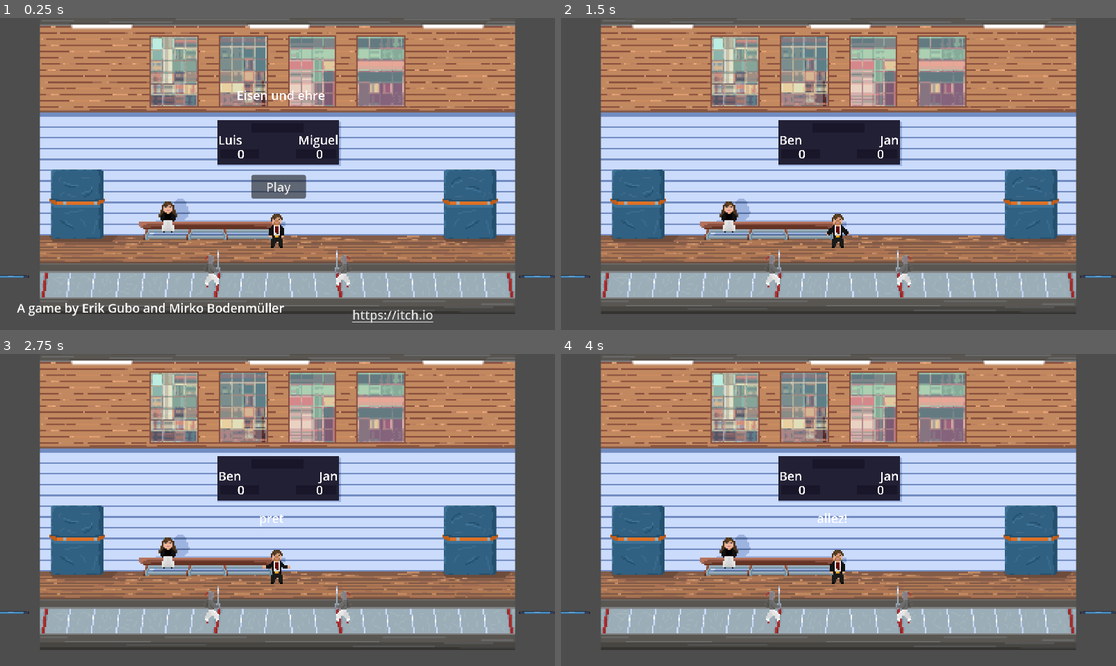
Above: before the commit, frames 1-4 (two rows, left to right).
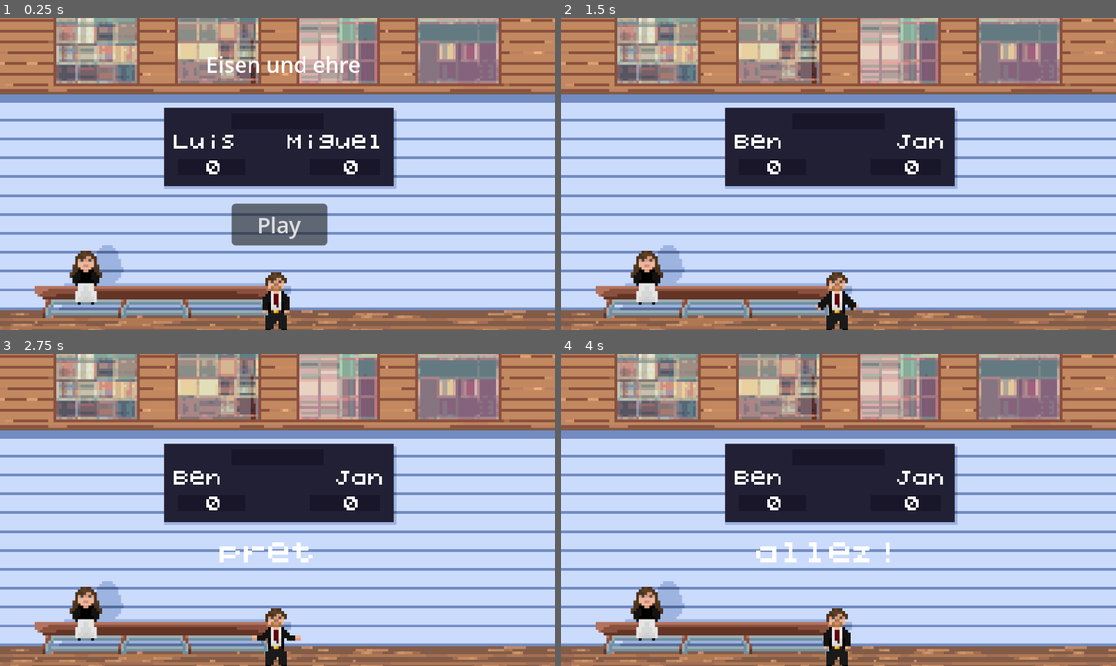
Above: after the commit, the same moments.

Repository: erikdervik/eisen-und-ehre
Game: Godot game, scene res://game.tscn
Same seed, same stepped clock (60 frames per second), same inputs: the game is played once before the commit and once after it. The engine's default icon, where the game draws it, is replaced by a stand-in: a white triangle on a blue panel in a dark square.
Inputs:
- Up to frame 1 (0.25 s): no input
- Up to frame 2 (1.5 s): click "Play" at 0.5 s; hold D (p1_right) from 1.28 s (still down); hold Shift (p1_sprint) from 1.28 s (still down)
- Up to frame 3 (2.75 s): keep holding D (p1_right); tap Enter at 2 s; release Shift (p1_sprint) at 2.03 s; tap Left (p2_left) at 2.1 s
- Up to frame 4 (4 s): release D (p1_right) at 2.78 s; hold A (p1_left) 2.78-3.53 s; hold Right (p2_right) 2.78-3.53 s; tap Space at 3.5 s; hold D (p1_right) from 3.53 s (still down); tap Ctrl (p2_sprint) at 3.6 s

The runs differ from the first frame. In frame 1, 83% of the frame differs, in the area x 0-100%, y 0-100%; in frame 2, 81%; in frame 3, 82%; in frame 4, 82%.

Commit message:
game font und background

Diff:
--- a/game.tscn
+++ b/game.tscn
@@ -41,6 +41,7 @@
 [ext_resource type="AudioStream" uid="uid://0xfbs0dbwjof" path="res://assets/sounds/silas/allez.mp3" id="37_edr7y"]
 [ext_resource type="Texture2D" uid="uid://dair51oc7hgui" path="res://assets/sprites/background/background.png" id="37_iu0sx"]
 [ext_resource type="PackedScene" uid="uid://3mi7rplbhil8" path="res://hit.tscn" id="38_4v2jo"]
+[ext_resource type="FontFile" uid="uid://dpdhu1d8axw42" path="res://assets/fonts/5x5-font-monospaced.ttf" id="38_eu6ph"]
 
 [sub_resource type="WorldBoundaryShape2D" id="WorldBoundaryShape2D_e2o6t"]
 distance = -278.0
@@ -328,8 +329,8 @@
 allez = ExtResource("37_edr7y")
 
 [node name="Camera2D" type="Camera2D" parent="."]
-position = Vector2(0, 130)
-zoom = Vector2(0.8, 0.8)
+position = Vector2(0, 109)
+zoom = Vector2(1.4, 1.4)
 
 [node name="StaticBody2D" type="StaticBody2D" parent="."]
 
@@ -337,17 +338,21 @@
 shape = SubResource("WorldBoundaryShape2D_e2o6t")
 
 [node name="scoreP1" type="Label" parent="."]
-offset_left = 50.0
-offset_top = 92.0
-offset_right = 90.0
-offset_bottom = 115.0
+offset_left = 49.0
+offset_top = 99.0
+offset_right = 89.0
+offset_bottom = 122.0
+theme_override_fonts/font = ExtResource("38_eu6ph")
+theme_override_font_sizes/font_size = 10
 text = "0"
 
 [node name="scoreP2" type="Label" parent="."]
-offset_left = -52.0
-offset_top = 92.0
-offset_right = -12.0
-offset_bottom = 115.0
+offset_left = -53.0
+offset_top = 99.0
+offset_right = -13.0
+offset_bottom = 122.0
+theme_override_fonts/font = ExtResource("38_eu6ph")
+theme_override_font_sizes/font_size = 10
 text = "0"
 
 [node name="judge" type="AnimatedSprite2D" parent="."]
@@ -358,10 +363,12 @@
 animation = &"StellungFertigLos"
 
 [node name="judge_speak" type="RichTextLabel" parent="."]
-offset_left = -83.0
+offset_left = -82.0
 offset_top = 105.0
-offset_right = 68.0
+offset_right = 69.0
 offset_bottom = 176.0
+theme_override_fonts/normal_font = ExtResource("38_eu6ph")
+theme_override_font_sizes/normal_font_size = 15
 bbcode_enabled = true
 horizontal_alignment = 1
 vertical_alignment = 1
@@ -378,13 +385,13 @@
 texture = ExtResource("37_iu0sx")
 
 [node name="End1" parent="." instance=ExtResource("38_4v2jo")]
-position = Vector2(-357, 271)
+position = Vector2(-389, 273)
 permanent = true
 player = "p2"
 sound = false
 
 [node name="End2" parent="." instance=ExtResource("38_4v2jo")]
-position = Vector2(326, 271)
+position = Vector2(367, 275)
 permanent = true
 player = "p1"
 sound = false
@@ -394,17 +401,21 @@
 
 [node name="p2Name" type="RichTextLabel" parent="."]
 offset_left = 1.0
-offset_top = 74.0
+offset_top = 80.0
 offset_right = 79.0
-offset_bottom = 100.0
+offset_bottom = 106.0
+theme_override_fonts/normal_font = ExtResource("38_eu6ph")
+theme_override_font_sizes/normal_font_size = 10
 text = "Miguel"
 horizontal_alignment = 2
 
 [node name="p1Name" type="RichTextLabel" parent="."]
 offset_left = -77.0
-offset_top = 74.0
+offset_top = 80.0
 offset_right = -2.0
-offset_bottom = 100.0
+offset_bottom = 106.0
+theme_override_fonts/normal_font = ExtResource("38_eu6ph")
+theme_override_font_sizes/normal_font_size = 10
 text = "Luis"
 
 [connection signal="start" from="MainUI" to="." method="_on_main_ui_start"]
--- a/project.godot
+++ b/project.godot
@@ -17,6 +17,7 @@
 
 [display]
 
+window/size/mode=3
 window/stretch/scale=2.0
 
 [input]
Binary file added: assets/fonts/5x5-font-monospaced.ttf
Not shown, added: assets/fonts/5x5-font-monospaced.ttf.import
Binary file changed: assets/sprites/background/background.png
Not shown: 1 places in game.tscn that only renumber resources
